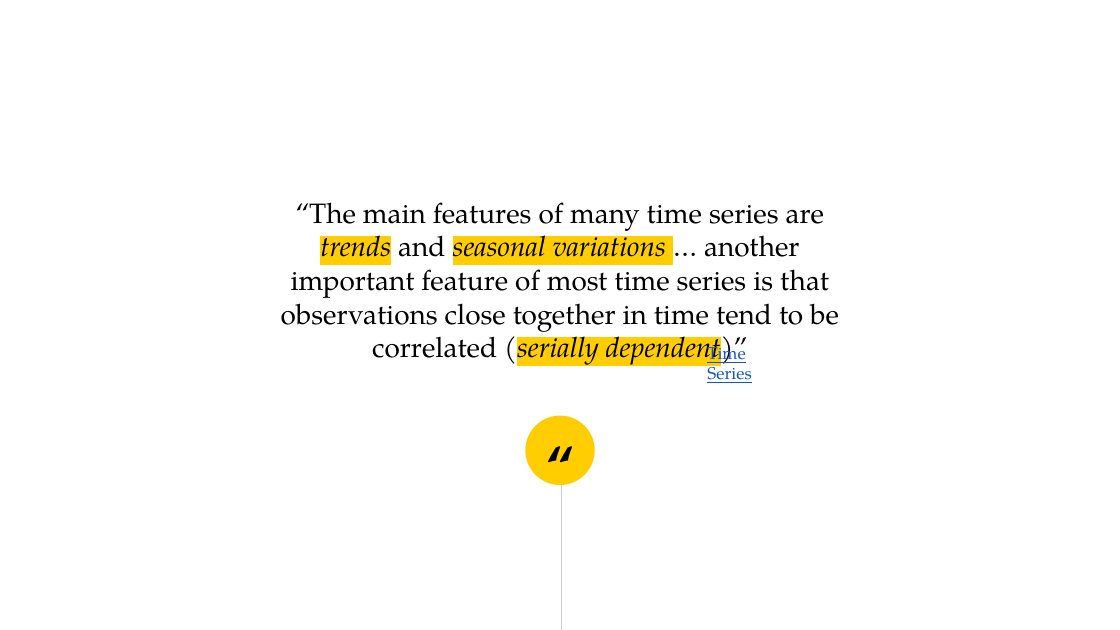
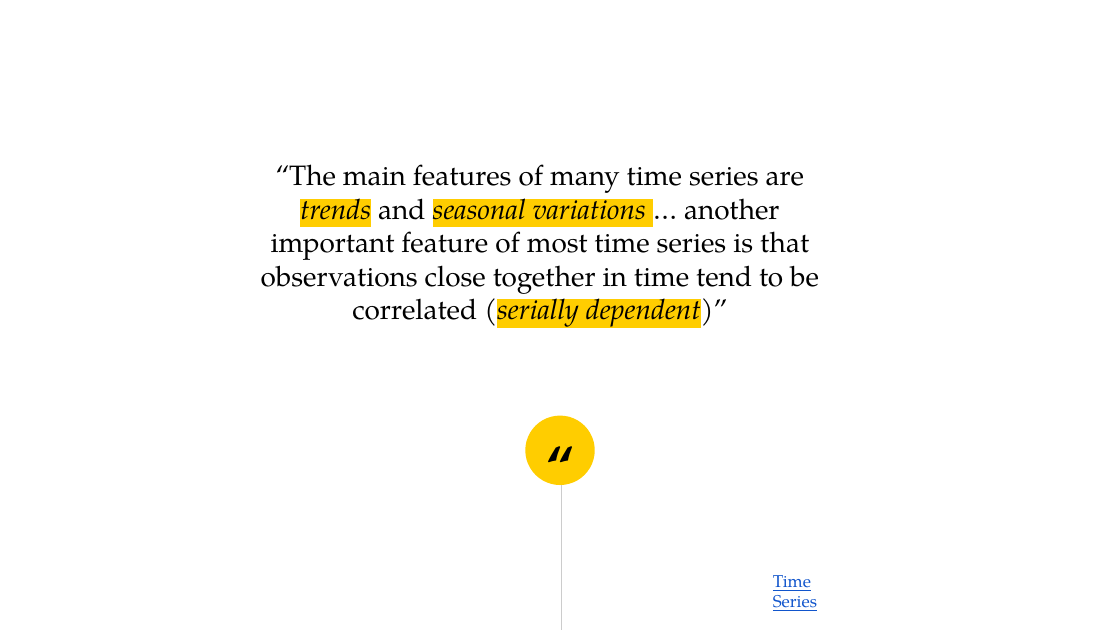
Before and after one commit to gvo34/energy-solar, a slide deck: slide 5 of Energy Solar ppt final version.pptx. Drawn at 1120x630 pixels with LibreOffice and Linux fonts; fonts in the diff are those of the drawing. Boxes give left, top, right and bottom in pixels: in the first picture for what was removed or moved away, otherwise in the second. Text is boxed around its words. In the diff, an @@ line names an element or a change of style, - is before the commit and + after.

Commit message:
update text

```diff
--- a/Energy Solar ppt final version.pptx
+++ b/Energy Solar ppt final version.pptx
@@ text "“The main features of many ...": place and size @@
-text "“The main features of many ..." at bbox=[281, 202, 839, 369]
+text "“The main features of many ..." at bbox=[261, 164, 819, 331]
@@ text "Time Series" rewrapped from bbox=[707, 341, 751, 383] to bbox=[773, 575, 817, 611] @@
```
Also in this commit, not shown: 3 other slides changed, 2 slides removed.
